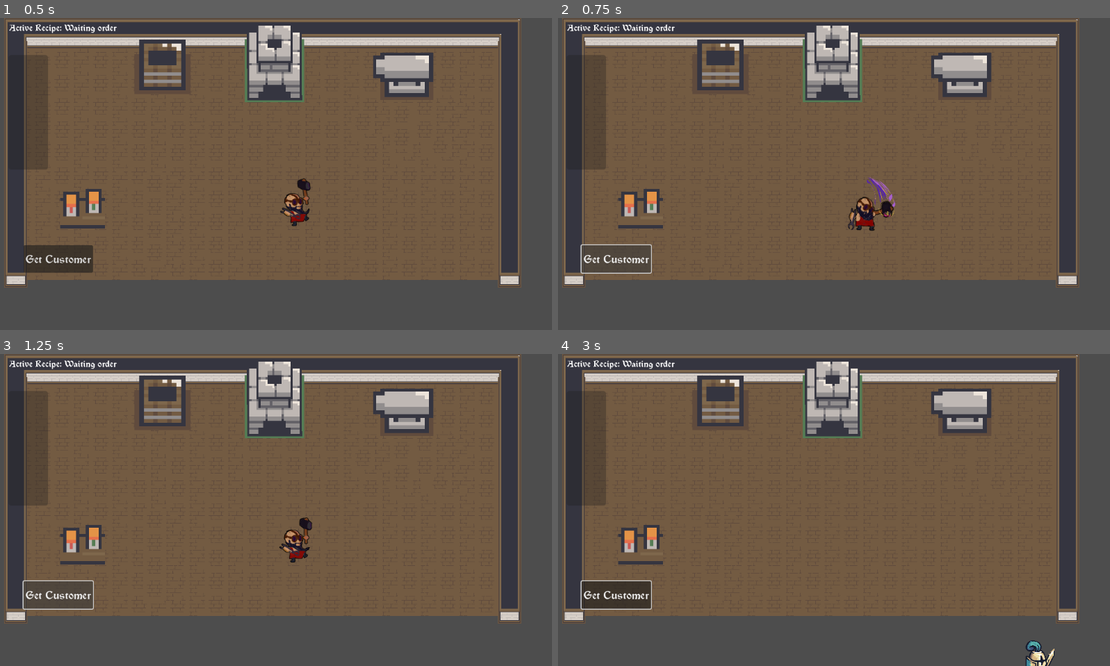
Above: before the commit, frames 1-4 (two rows, left to right).
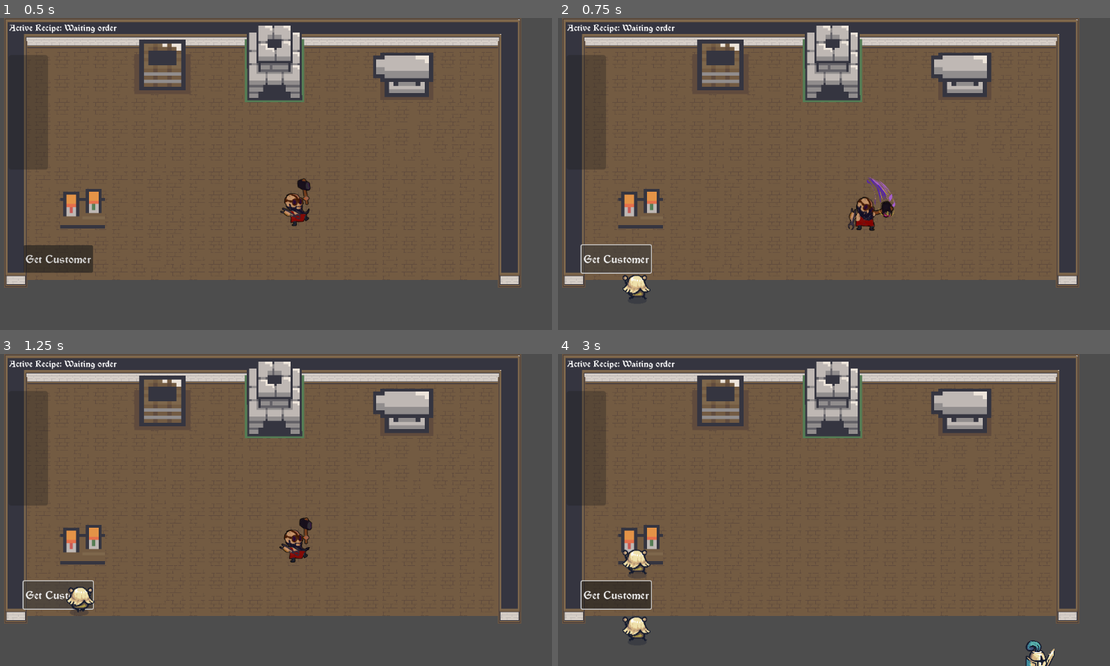
Above: after the commit, the same moments.

Repository: kevinjarocki/BladeRush
Game: Godot game, scene res://shop.tscn
Same seed, same stepped clock (60 frames per second), same inputs: the game is played once before the commit and once after it. The engine's default icon, where the game draws it, is replaced by a stand-in: a white triangle on a blue panel in a dark square.
Inputs (mouse positions are in pixels of both pictures, inside the frame that each line leads up to):
- Up to frame 1 (0.5 s): no input
- Up to frame 2 (0.75 s): click "Get Customer" at 0.5 s
- Up to frame 3 (1.25 s): no input
- Up to frame 4 (3 s): move the mouse to (955, 494) at 1.27 s; hold D (move_right) 1.28-2.03 s; click (955, 494) at 1.35 s; move the mouse to (723, 525) at 2.02 s; hold S (move_down) 2.03-2.78 s; click (723, 525) at 2.1 s; move the mouse to (889, 441) at 2.77 s; hold D (move_right) from 2.78 s (still down); tap Space (interact) at 2.85 s

Frame 1 is identical in both runs. In frame 2, 0.3% of the frame differs, in the area x 11-17%, y 82-91%; in frame 3, 0.3%; in frame 4, 0.6%, in the area x 11-17%, y 62-93%.
Error in both runs: Invalid access to property or key 'owner' on a base object of type 'Area2D'. (res://Player.gd:54)

Commit message:
buggggg

Diff:
--- a/ShopManager.gd
+++ b/ShopManager.gd
@@ -151,5 +151,21 @@
 			return child
 	return false
 
+func createCustomer():
+	var item = load("res://Customer.tscn").instantiate()
+	add_child(item)
+	item.position = Vector2(172,580)
+	item.speed = 100
+	item.want = randi_range(0, recipeBook.size()-1)
+	print(item.want)
+
 func _on_anvil_game_game_complete_signal():
 	$AnvilGame.hide()
+
+func _input(event):
+	if Input.is_action_just_pressed("click"):
+		print(event.get_position())
+
+func _on_button_pressed():
+	createCustomer()
+	pass # Replace with function body.
